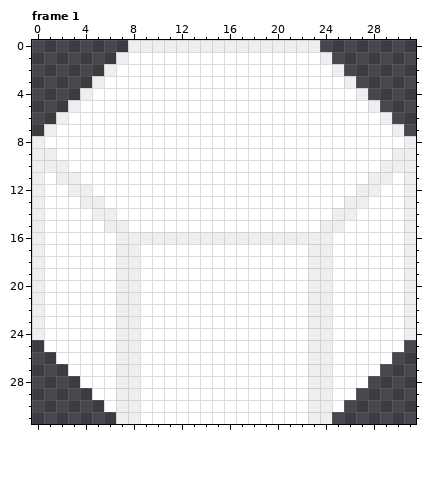
Pixel-art file, stored at asset_src/hexprism32.aseprite. This is how it looked before the edit.
32x32 pixels, 2 frames. Shown: frame 1.
Once edited:
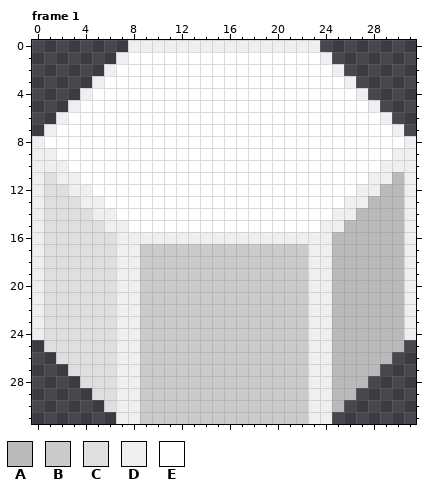
Palette (. is transparent): A #bababa  B #cacaca  C #dfdfdf  D #efefef  E #ffffff
Commit: tweak white hex
Diff:
Frame 1:
The author changed colour E to colour A in row 11 at x 30; in row 12 at x 29 to 30; in row 13 at x 28 to 30; in row 14 at x 27 to 30; in row 15 at x 26 to 30; in rows 16 to 25 at x 25 to 30.
The author changed colour E to colour A in row 26 at x 25 to 29; in row 27 at x 25 to 28; in row 28 at x 25 to 27; in row 29 at x 25 to 26; in row 30 at x 25.
The author changed colour E to colour B in rows 17 to 31 at x 9 to 22.
The author changed colour E to colour C in row 11 at x 1; in row 12 at x 1 to 2; in row 13 at x 1 to 3; in row 14 at x 1 to 4; in row 15 at x 1 to 5; in rows 16 to 25 at x 1 to 6.
The author changed colour E to colour C in row 26 at x 2 to 6; in row 27 at x 3 to 6; in row 28 at x 4 to 6; in row 29 at x 5 to 6; in row 30 at x 6.
